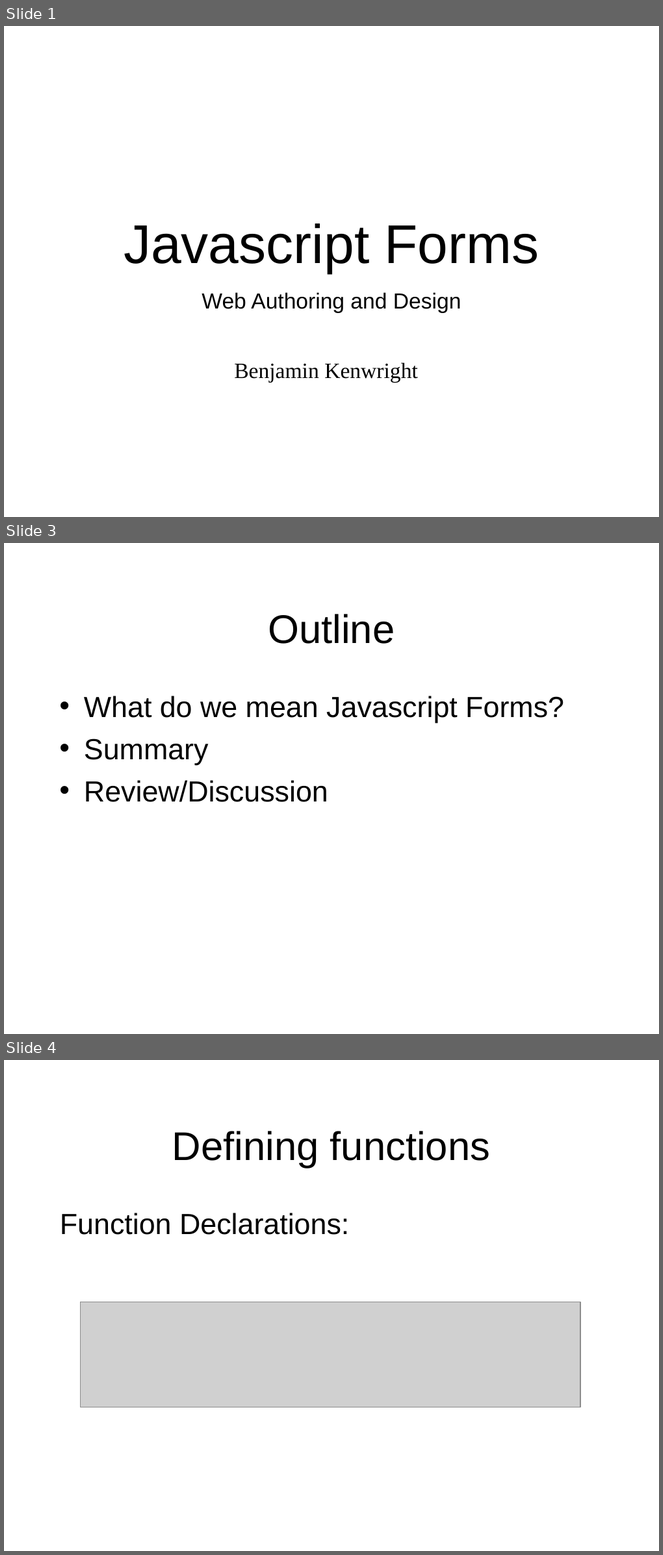
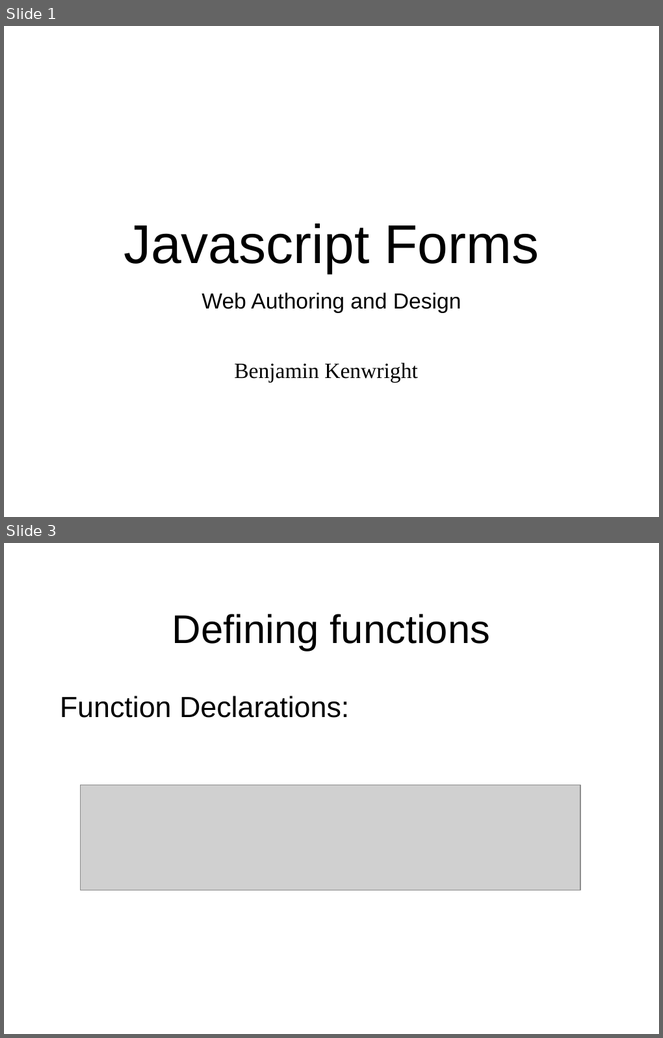
Before and after one commit to octaviordz/zjnu2017.github.io, a slide deck: WAD/lectures/110--Javascript.Forms.pptx. Shown one above the other, each under a label of ours: slides 1, 3 and 4 before the commit, slides 1 and 3 after it; the slides between them are not shown. The pictures are 663x1555 and 663x1038 pixels, drawn with LibreOffice and Linux fonts; fonts in the diff are those of the drawing; grey boxes stand for pictures. Boxes give left, top, right and bottom in pixels: in the first picture for what was removed or moved away, otherwise in the second. Text is boxed around its words. In the diff, an @@ line names an element or a change of style, - is before the commit and + after.

```diff
--- a/WAD/lectures/110--Javascript.Forms.pptx
+++ b/WAD/lectures/110--Javascript.Forms.pptx
@@ slide 3 removed at <box>4,543,659,1034</box>, background #FFFFFF @@
@@ text removed at <box>268,614,395,644</box> @@
-Outline
@@ text removed at <box>84,696,564,802</box> @@
-• What do we mean Javascript Forms?
-• Summary
-• Review/Discussion
@@ what was slide 4 is now slide 3 @@
```
Also in this commit, not shown: 5 slides changed, 1 slide added, 11 other files.
